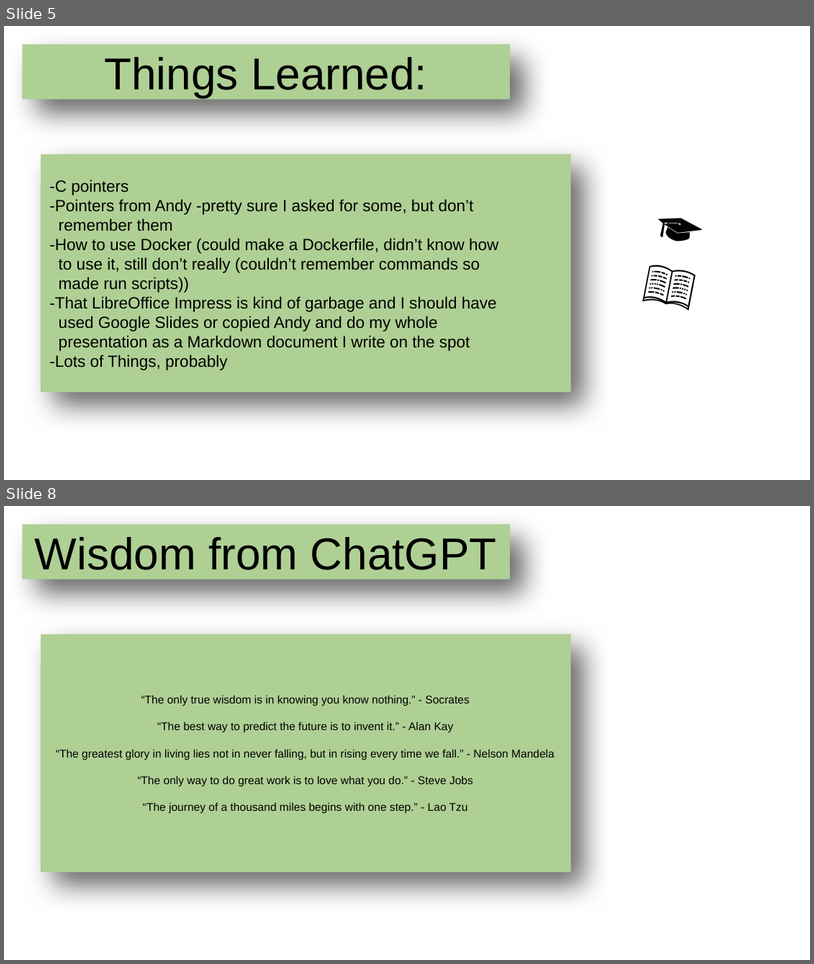
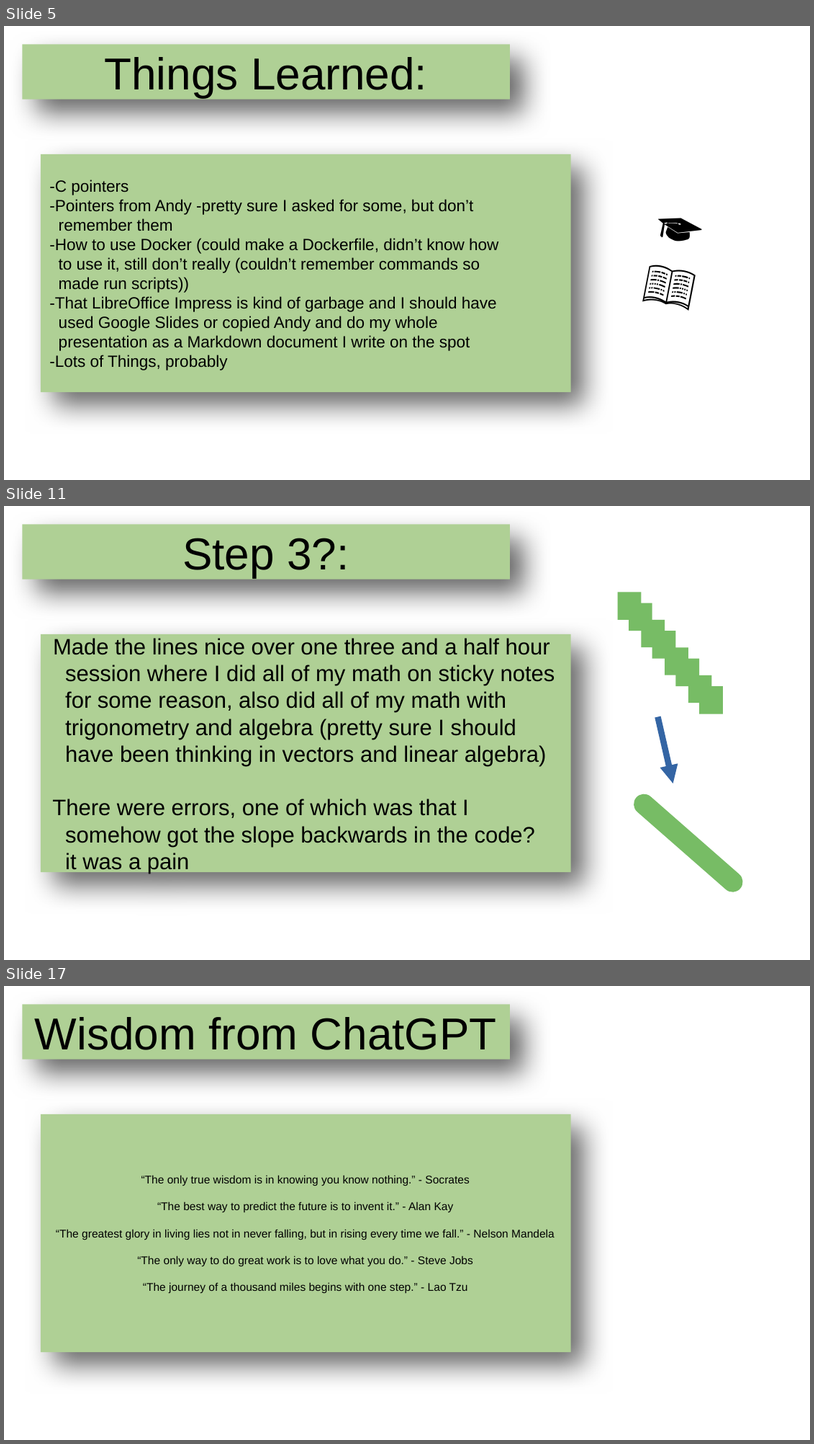
Before and after one commit to echoofskyz/ugrproj, a slide deck: docs/presentation.odp. Shown one above the other, each under a label of ours: slides 5 and 8 before the commit, slides 5, 11 and 17 after it; the slides between them are not shown. The pictures are 814x964 and 814x1444 pixels, drawn with LibreOffice and Linux fonts; fonts in the diff are those of the drawing; background and template pictures are left out. Boxes give left, top, right and bottom in pixels: in the first picture for what was removed or moved away, otherwise in the second. Text is boxed around its words. In the diff, an @@ line names an element or a change of style, - is before the commit and + after.

```diff
--- a/docs/presentation.odp
+++ b/docs/presentation.odp
@@ slide 11 added at <box>4,506,810,960</box>, background picture (left out) @@
@@ title added at <box>22,524,510,579</box>, fill #AFD095, 44 pt, text #000000 @@
+Step 3?:
@@ rectangle added at <box>618,592,641,620</box>, fill #77BC65 @@
@@ rectangle added at <box>629,603,652,631</box>, fill #77BC65 @@
@@ title added at <box>41,634,571,872</box>, fill #AFD095, 22 pt, text #000000 @@
+Made the lines nice over one three and a half hour
+session where I did all of my math on sticky notes
+for some reason, also did all of my math with
+trigonometry and algebra (pretty sure I should
+have been thinking in vectors and linear algebra)
+There were errors, one of which was that I
+somehow got the slope backwards in the code?
+it was a pain
@@ rectangle added at <box>641,620,665,647</box>, fill #77BC65 @@
@@ rectangle added at <box>652,631,676,658</box>, fill #77BC65 @@
@@ rectangle added at <box>665,647,688,675</box>, fill #77BC65 @@
@@ rectangle added at <box>676,658,700,686</box>, fill #77BC65 @@
@@ rectangle added at <box>689,675,712,703</box>, fill #77BC65 @@
@@ rectangle added at <box>700,686,723,714</box>, fill #77BC65 @@
@@ arrow added from (658, 717) to (674, 783), #3465A4 6.01 pt @@
@@ line added from (644, 804) to (733, 881), #77BC65 20.01 pt @@
@@ what was slide 8 is now slide 17 @@
```
Also in this commit, not shown: 2 slides changed, 9 other slides added, 1 slide removed, 2 other files.
